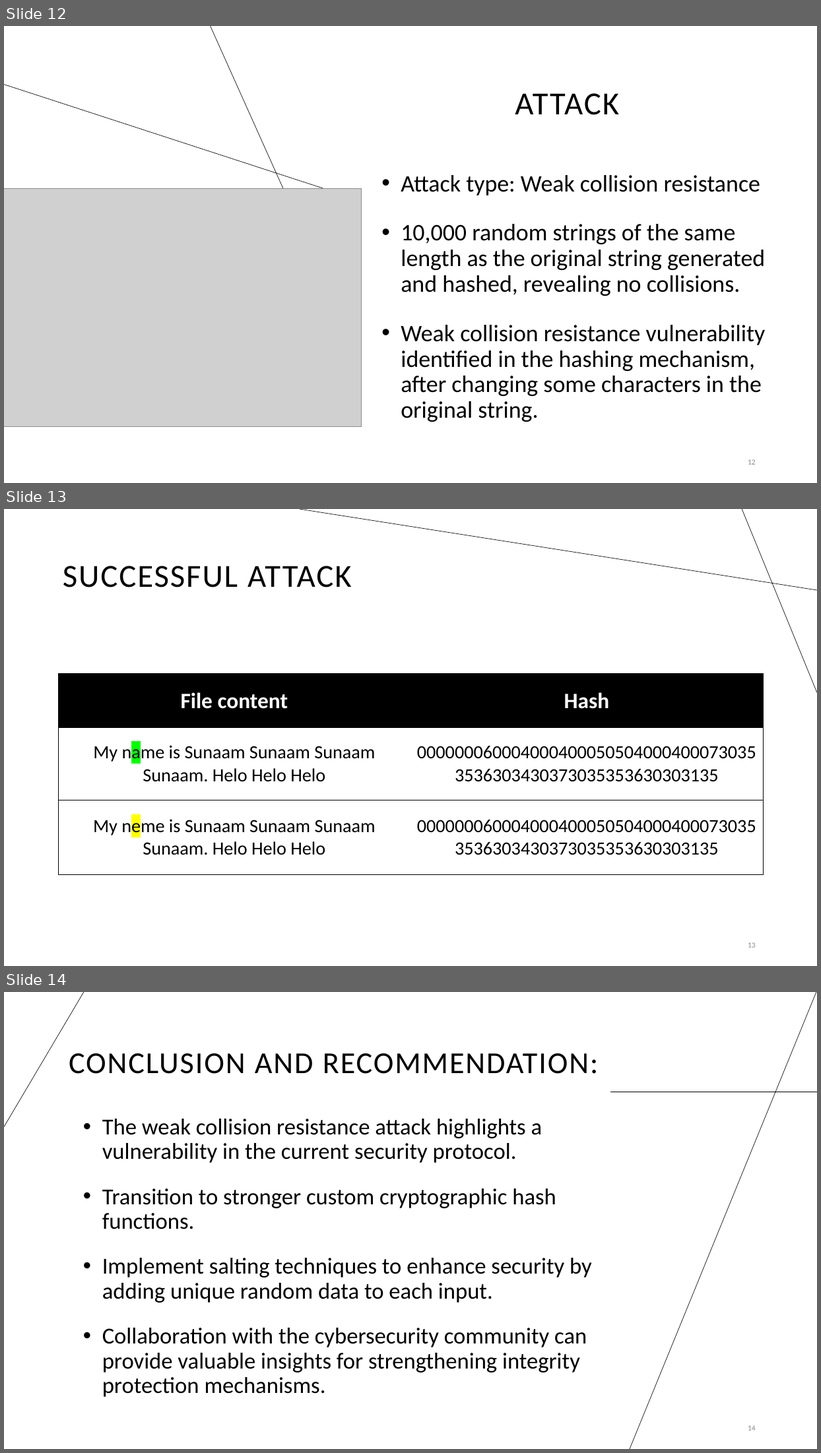
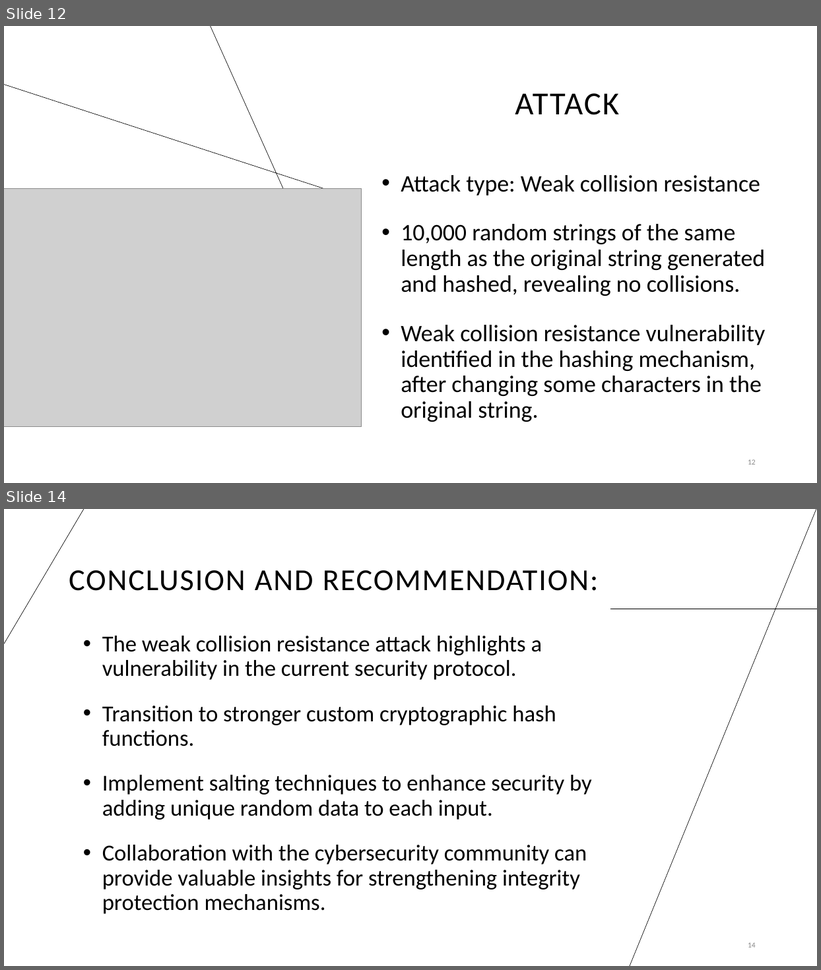
Before and after one commit to umar-tariq-1/Multi-Level-Hashing, a slide deck: Multi-Level-Hashing.pptx. Shown one above the other, each under a label of ours: slides 12, 13 and 14 before the commit, slides 12 and 14 after it; the slides between them are not shown. The pictures are 821x1453 and 821x970 pixels, drawn with LibreOffice and Linux fonts; fonts in the diff are those of the drawing; grey boxes stand for pictures. Boxes give left, top, right and bottom in pixels: in the first picture for what was removed or moved away, otherwise in the second. Text is boxed around its words. In the diff, an @@ line names an element or a change of style, - is before the commit and + after.

```diff
--- a/Multi-Level-Hashing.pptx
+++ b/Multi-Level-Hashing.pptx
@@ slide 13 removed at [4,509,817,966], background #FFFFFF @@
@@ line removed from (817, 590) to (299, 509) @@
@@ line removed from (742, 509) to (817, 692) @@
@@ text removed at [63,566,352,588] @@
-SUCCESSFUL ATTACK
@@ table removed at [58,674,764,875], 3 rows, 2 columns @@
-File content | Hash
-My name is Sunaam Sunaam Sunaam Sunaam. Helo Helo Helo | 0000000600040004000505040004000730353536303430373035353630303135
-My neme is Sunaam Sunaam Sunaam Sunaam. Helo Helo Helo | 0000000600040004000505040004000730353536303430373035353630303135
@@ page number removed at [748,943,756,948] @@
-13
```
Also in this commit, not shown: 7 slides changed, 1 slide added, 14 other files.
